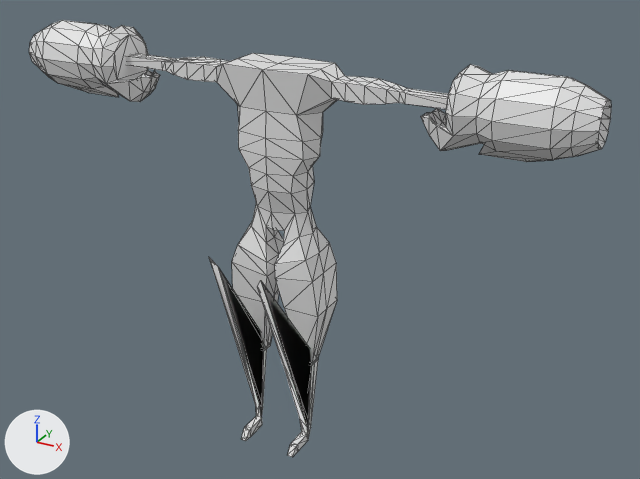
Two versions of the glTF model assets/ezmo.glb, one commit apart.
Camera for both pictures: a 50 mm lens placed at (1.061, -1.733, 1.248), pointed at (0.1, 0.014, 0.374). Lighting does not change. The marker at lower left points along +X, +Y and +Z. Mesh edges are drawn as thin lines. Vertices at the same position are counted once.
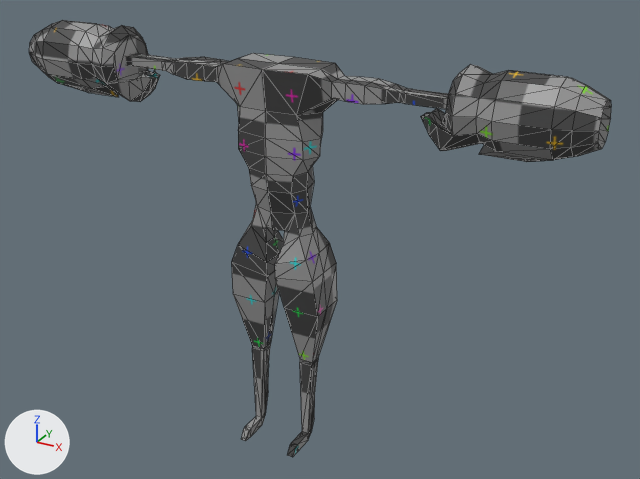
The newer file is also turned or shifted as a whole; pictures and numbers use the older file's frame.

Boxes [x1, y1, x2, y2] around the edits, measured in the pictures (640 x 479 px; the box of a moved part takes in the faces that stretch with it):
'Cube', surface changed, reshaped
    both: [29, 20, 611, 457]
part 1 of me_cube, moved or reshaped
    before: [209, 257, 318, 439]
    after: [262, 347, 318, 439]
part 2 of me_cube, surface changed
    both: [29, 20, 611, 457]

Edits to the bpy script that builds the scene:
```text
Add img_untitled:
    img_untitled = load_image('Untitled', '_unpacked/Untitled', 512, 512, 'sRGB')
Change mat_material:
    remove mat_material.base_color = (0.8, 0.8, 0.8)  # white #e7e7e7
    add mat_material.texture = img_untitled
Change me_cube:
    used by ob_cube; location = (0.0, 0.0, 0.0)
    remove me_cube.from_pydata(...)  # 506 vertices, 1000 faces; spans x -0.741..0.741, y -0.228..0.089, z -0.211..0.846
    add me_cube.from_pydata(...)  # 506 vertices, 1000 faces; spans x -0.741..0.741, y -0.099..0.089, z -0.211..0.846
    me_cube part 1
    me_cube.vertices[46].co: (0.081, -0.059, -0.04) -> (0.081, 0.018, -0.16)  # pixel (299, 394) -> pixel (314, 418)
    me_cube.vertices[47].co: (0.065, -0.124, 0.102) -> (0.065, 0.018, -0.118)  # pixel (280, 357) -> not seen
    me_cube.vertices[48].co: (0.064, -0.216, 0.338) -> (0.064, 0.021, -0.032)  # pixel (257, 286) -> not seen
    me_cube.vertices[51].co: (0.082, -0.228, 0.363) -> (0.082, 0.021, -0.025)  # pixel (260, 280) -> not seen
    me_cube.vertices[204].co: (0.065, -0.034, -0.135) -> (0.065, 0.0, -0.187)  # pixel (299, 418) -> not seen
    me_cube.vertices[205].co: (0.081, -0.021, -0.164) -> (0.081, 0.0, -0.196)  # pixel (307, 427) -> pixel (311, 432)
    me_cube.vertices[206].co: (0.082, -0.004, -0.176) -> (0.082, -0.001, -0.182)  # pixel (310, 427) -> pixel (311, 428)
    me_cube.vertices[207].co: (0.064, -0.015, -0.153) -> (0.064, -0.001, -0.175)
    me_cube.vertices[292].co: (-0.081, -0.049, -0.037) -> (-0.081, 0.018, -0.16)  # pixel (249, 375) -> not seen
    me_cube.vertices[293].co: (-0.065, -0.106, 0.108) -> (-0.065, 0.018, -0.118)  # pixel (240, 339) -> pixel (268, 390)
    me_cube.vertices[294].co: (-0.064, -0.187, 0.347) -> (-0.064, 0.021, -0.032)  # pixel (218, 266) -> pixel (268, 363)
    me_cube.vertices[297].co: (-0.082, -0.197, 0.373) -> (-0.082, 0.021, -0.025)  # pixel (208, 256) -> not seen
    me_cube.vertices[448].co: (-0.065, -0.03, -0.134) -> (-0.065, 0.0, -0.187)  # pixel (259, 404) -> pixel (265, 415)
    me_cube.vertices[449].co: (-0.081, -0.018, -0.163) -> (-0.081, 0.0, -0.196)  # pixel (256, 409) -> not seen
    me_cube.vertices[450].co: (-0.082, -0.004, -0.176) -> (-0.082, -0.001, -0.182)
    me_cube.vertices[451].co: (-0.064, -0.013, -0.153) -> (-0.064, -0.001, -0.175)  # pixel (262, 407) -> pixel (265, 411)
    me_cube part 2: texture (UV) coordinates of 1000 of 1000 faces, centred in x -0.733..0.733, y -0.168..0.082, z -0.21..0.839, changed; they spanned u 0.0..1.0, v 0.01..1.0 and now span u 0.02..0.96, v 0.02..0.98
```
